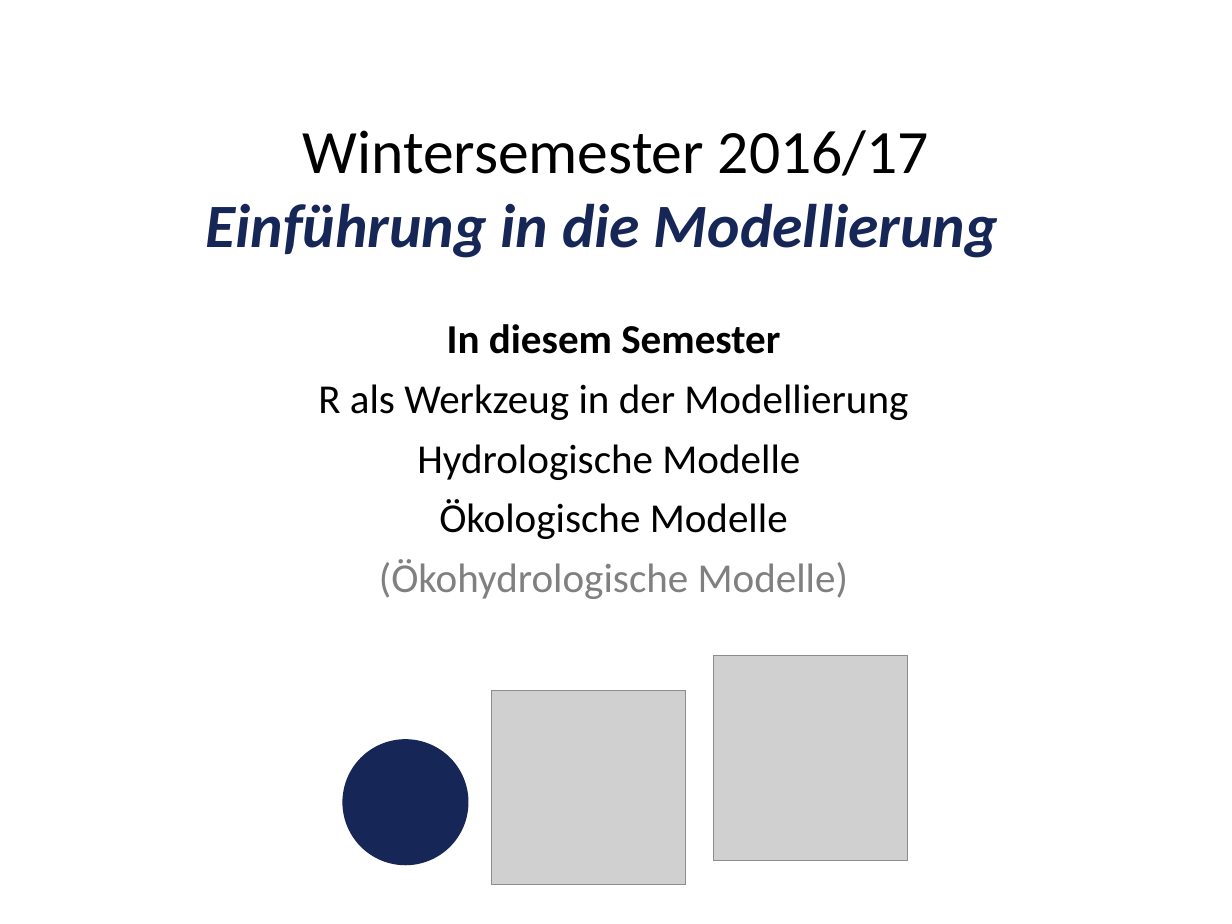
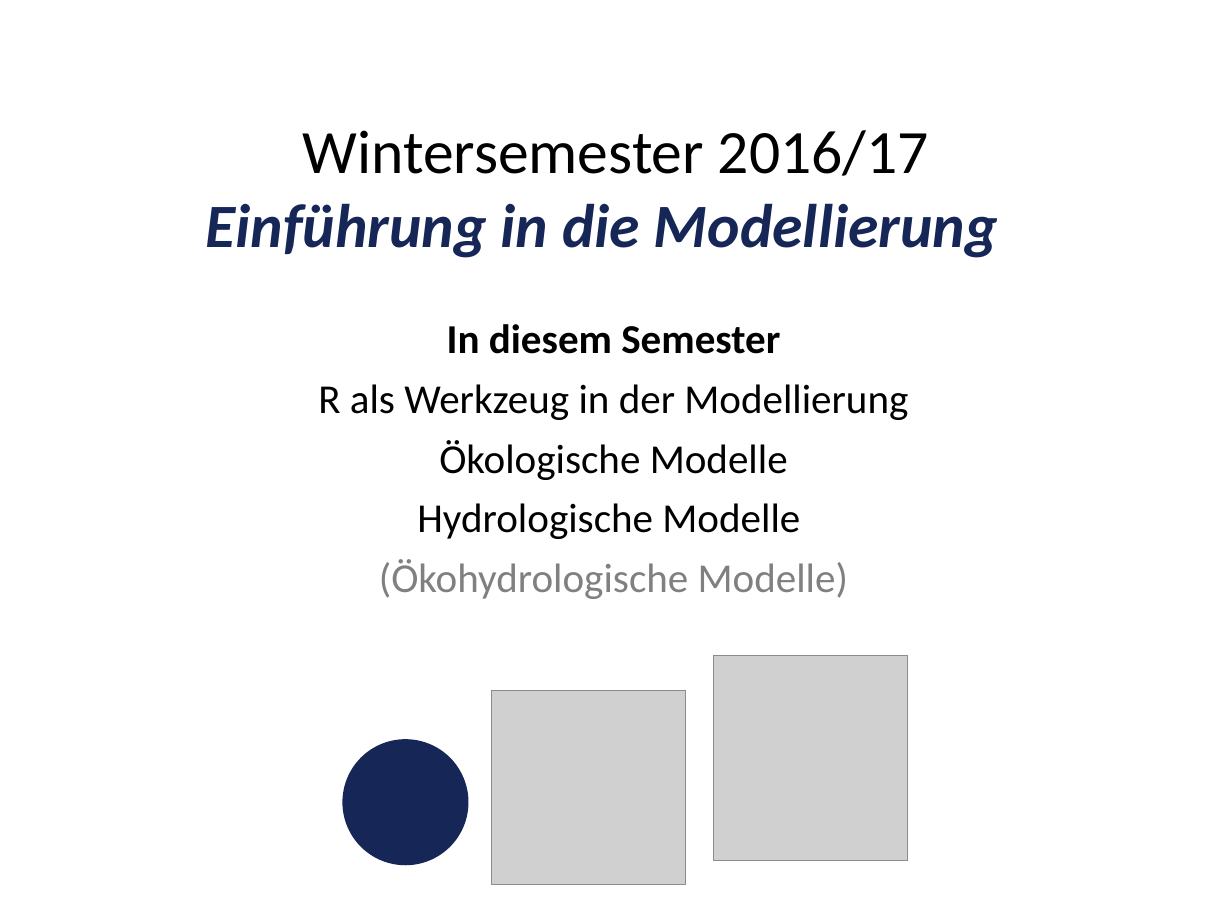
Before and after one commit to heistermann/Einf_Modellierung, a slide deck: slide 2 of Termin_1/folien/UebungModellierung#1.pptx. Drawn at 1232x924 pixels with LibreOffice and Linux fonts; fonts in the diff are those of the drawing; grey boxes stand for pictures. Boxes give left, top, right and bottom in pixels: in the first picture for what was removed or moved away, otherwise in the second. Text is boxed around its words. In the diff, an @@ line names an element or a change of style, - is before the commit and + after.

Commit message:
Minor corrections and edits in codefights and slides.

```diff
--- a/Termin_1/folien/UebungModellierung#1.pptx
+++ b/Termin_1/folien/UebungModellierung#1.pptx
@@ text at (x1=439, y1=440, x2=788, y2=480): paragraph added @@
+Ökologische Modelle
@@ text at (x1=439, y1=499, x2=788, y2=539): paragraph removed @@
-Ökologische Modelle
```
Also in this commit, not shown: 12 other files.
